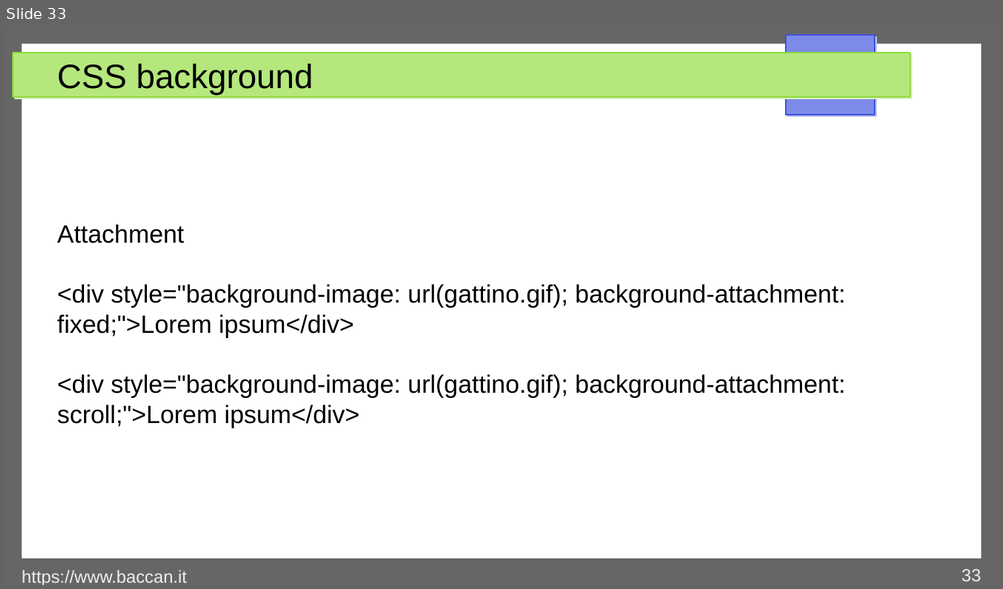
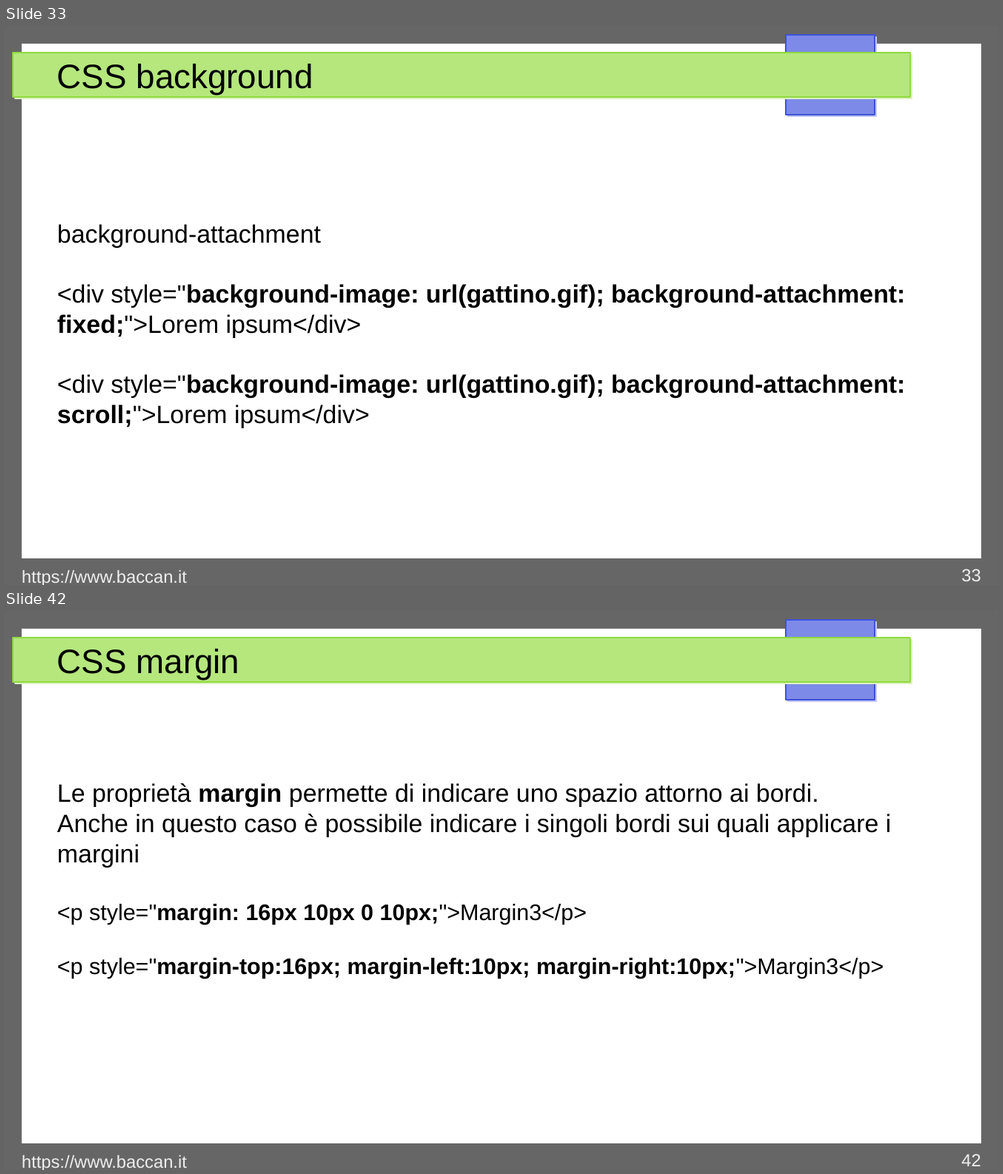
Before and after one commit to matteobaccan/CorsoCSS, a slide deck: Chapter_css.odp. Shown one above the other, each under a label of ours: slide 33 before the commit, slides 33 and 42 after it; the slides between them are not shown. The pictures are 1003x589 and 1003x1174 pixels, drawn with LibreOffice and Linux fonts; fonts in the diff are those of the drawing. Boxes give left, top, right and bottom in pixels: in the first picture for what was removed or moved away, otherwise in the second. Text is boxed around its words. In the diff, an @@ line names an element or a change of style, - is before the commit and + after.

Commit message:
Border, padding e margin

```diff
--- a/Chapter_css.odp
+++ b/Chapter_css.odp
@@ slide 42 added at (x1=4, y1=611, x2=999, y2=1170), background #FFFFFF; not listed: 4 template elements that a slide beside it also shows @@
@@ title added at (x1=57, y1=649, x2=240, y2=680), 27 pt, text #000000 @@
+CSS margin
@@ text added at (x1=57, y1=783, x2=891, y2=979), 20 pt, text #000000 @@
+Le proprietà margin permette di indicare uno spazio attorno ai bordi.
+Anche in questo caso è possibile indicare i singoli bordi sui quali applicare i margini
+<p style="margin: 16px 10px 0 10px;">Margin3</p>
+<p style="margin-top:16px; margin-left:10px; margin-right:10px;">Margin3</p>
@@ text added at (x1=22, y1=1156, x2=187, y2=1170), 14 pt, text #EEEEEE @@
+https://www.baccan.it
@@ page number added at (x1=961, y1=1154, x2=980, y2=1167), 14 pt, text #EEEEEE @@
+42
@@ slide 33 changed as well @@
@@ text at (x1=57, y1=224, x2=321, y2=248): text changed @@
-Attachment
+background-attachment
@@ text at (x1=57, y1=284, x2=905, y2=429): bold on in "style="background-image: url(gattino.gif); background-attach ...", "style="background-image: url(gattino.gif); background-attach ..." @@
```
Also in this commit, not shown: 3 other slides changed, 10 other slides added, 10 other files.
